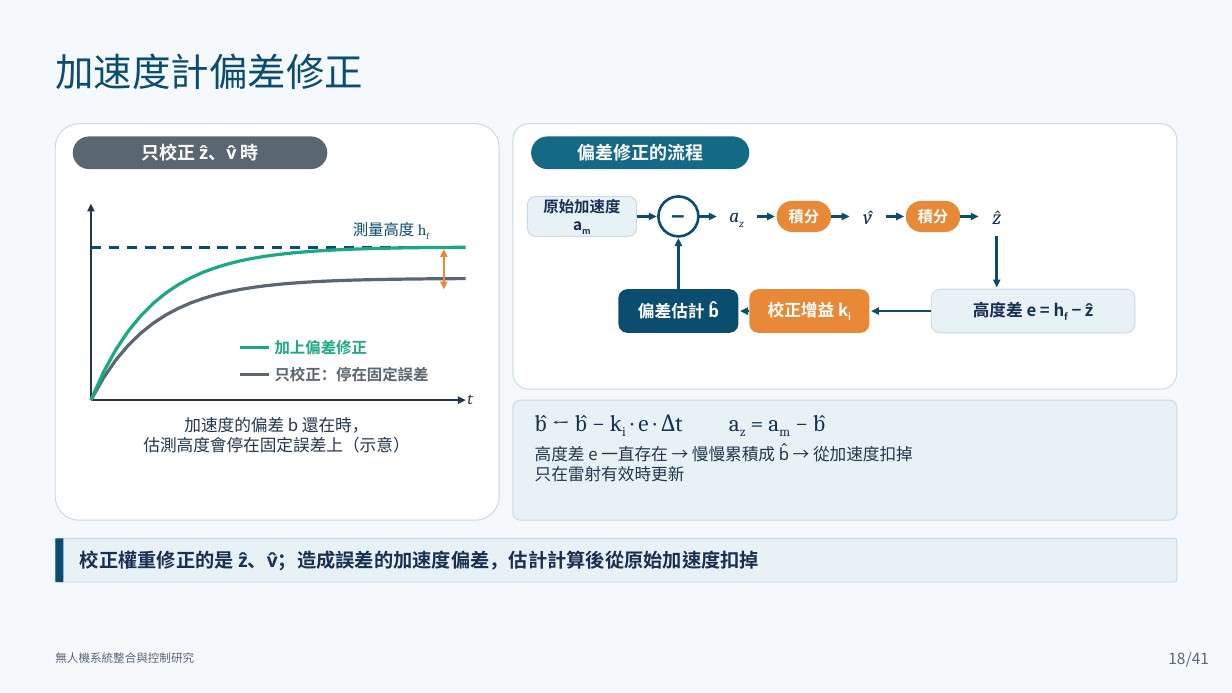
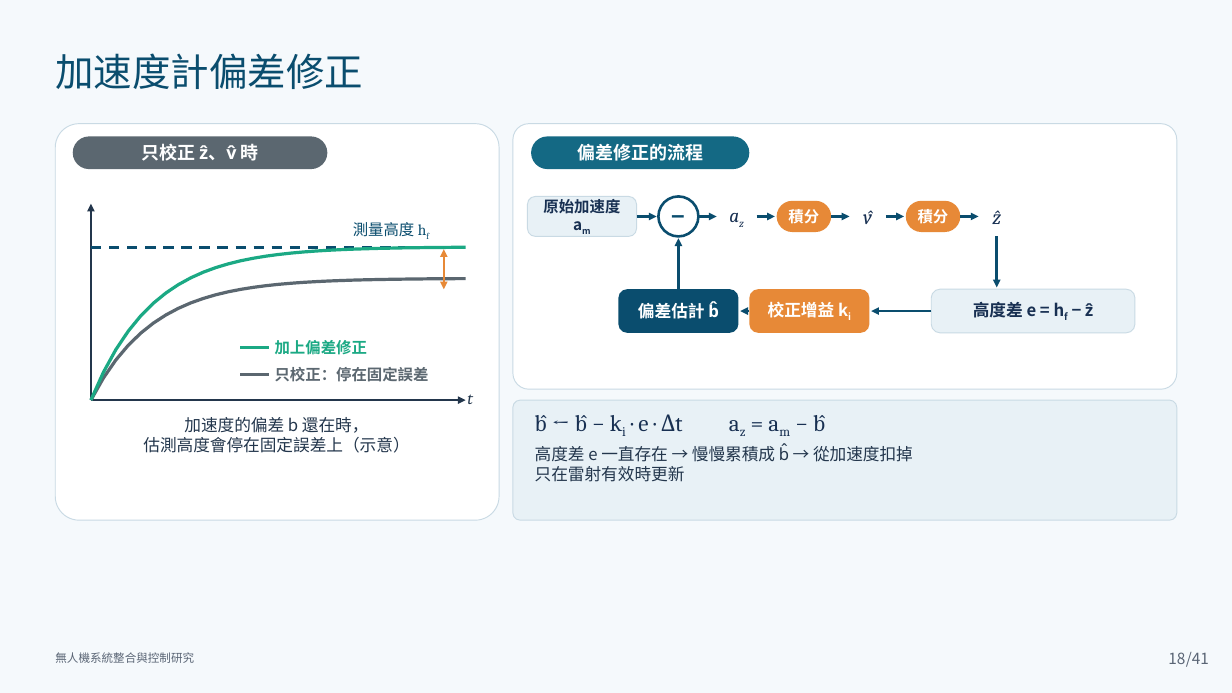
Before and after one commit to lingken1028/-, a slide deck: slide 18 of 無人機系統整合與控制研究_口試簡報 2.pptx. Drawn at 1232x693 pixels with LibreOffice and Linux fonts; fonts in the diff are those of the drawing. Boxes give left, top, right and bottom in pixels: in the first picture for what was removed or moved away, otherwise in the second. Text is boxed around its words. In the diff, an @@ line names an element or a change of style, - is before the commit and + after.

```diff
--- a/無人機系統整合與控制研究_口試簡報 2.pptx
+++ b/無人機系統整合與控制研究_口試簡報 2.pptx
@@ rounded rectangle removed at bbox=[55, 539, 1177, 582] @@
@@ rounded rectangle removed at bbox=[55, 539, 64, 582] @@
@@ text removed at bbox=[80, 550, 759, 570] @@
-校正權重修正的是 ẑ、v̂；造成誤差的加速度偏差，估計計算後從原始加速度扣掉
```
Also in this commit, not shown: 11 other slides changed.
